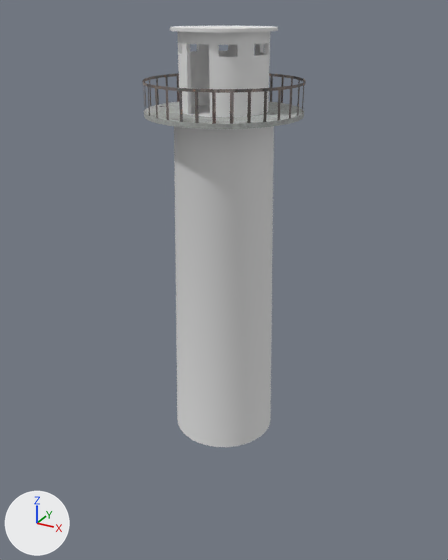
One commit to the FBX model Assets/Models/tower.fbx: the scene before it, then after it.
The view is the same before and after, from a 50 mm camera at (10.31, -18.75, 12.48) aimed at (-0.13, 0.24, 2.98). Every picture has the same lights, and +X, +Y and +Z are marked at lower left.

Names of what the first picture shows: 'Tower'.
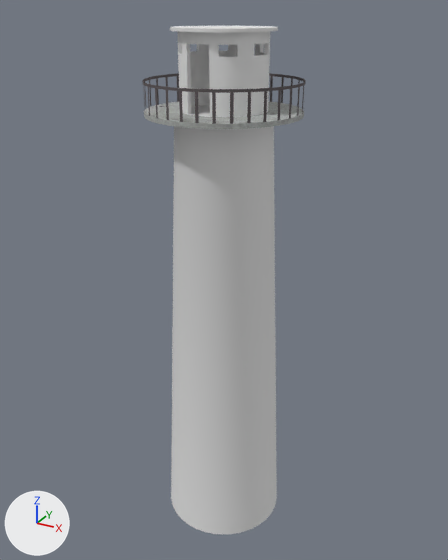
The newer file is also turned or shifted as a whole; pictures and numbers use the older file's frame.

The edits, one by one:
me_cylinder_002 is used by ob_tower; location (0.0, 0.0, -3.11).
me_cylinder_002 had 720 vertices, 592 faces and spanned x -2.7..2.7, y -2.7..2.7, z 0.0..15.0.
me_cylinder_002 now has 720 vertices, 593 faces and spans x -2.7..2.7, y -2.7..2.7, z -4.1..15.0.
Part 1, on me_cylinder_002:
32 vertices move from x -1.9..1.9, y -1.9..1.9, z 0.0 to x -2.3..2.3, y -2.3..2.3, z -4.1.
me_cylinder_002 part 2: 96 kept faces spanning x -2.7..2.7, y -2.7..2.7, z 12.4..13.4 get new texture (UV) coordinates.

Pixel boxes [x1, y1, x2, y2] of what changed, in the pictures (448 x 560 px; the box of a moved part takes in the faces that stretch with it):
'Tower', reshaped (21% taller)
    before: [142, 26, 306, 447]
    after: [142, 26, 306, 534]
part 1 of me_cylinder_002, moved or reshaped
    before: [174, 162, 273, 447]
    after: [171, 162, 277, 534]
part 2 of me_cylinder_002, surface changed
    both: [142, 73, 306, 124]
